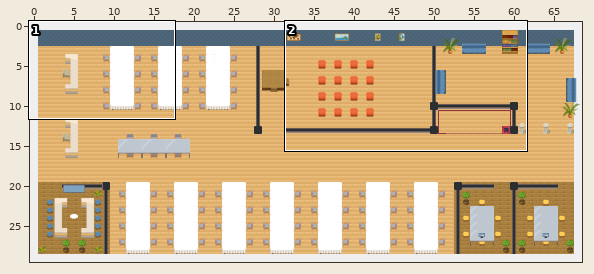
A Tiled map (JSON) gets an edit: office.tmj. The picture above shows the old version from afar; the outline marks the close-up.
Close-up. The starting point:
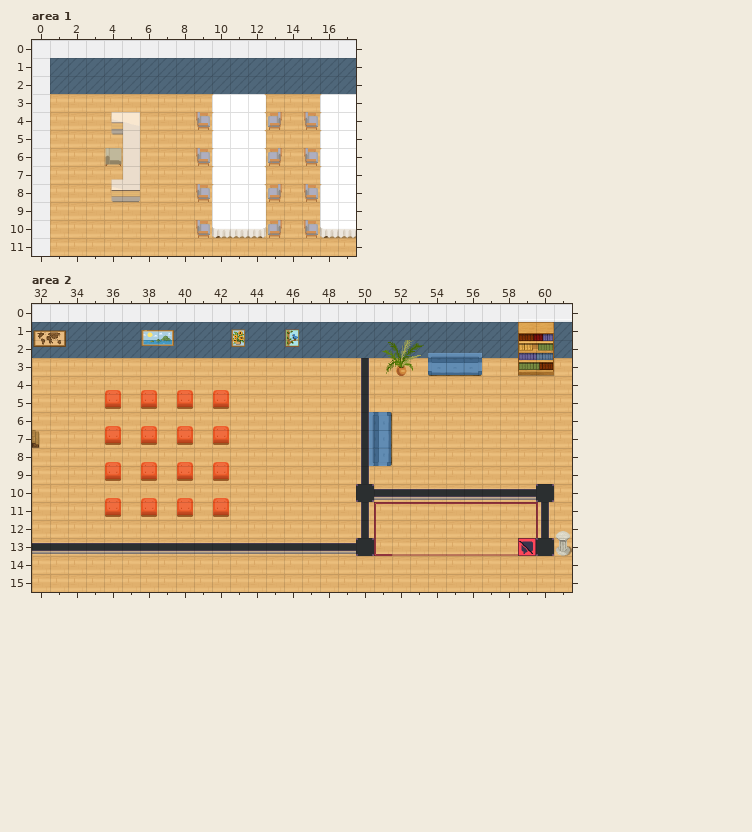
Cells are 32x32 px. Shown: area 1 x 0..17, y 0..11; area 2 x 32..61, y 0..15. The commit also changed other parts of the map, which this record leaves out.
Once edited:
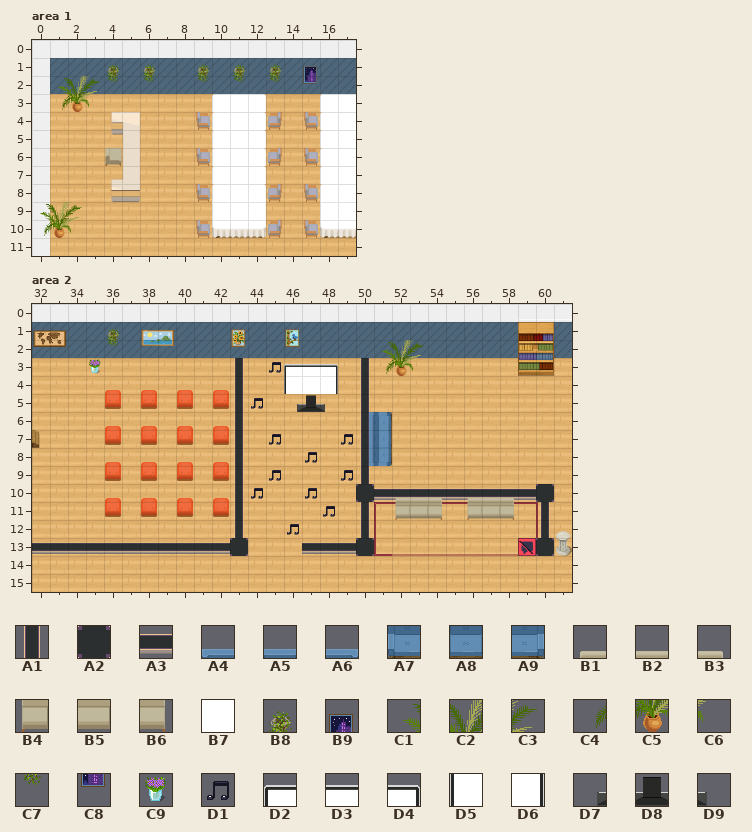
Key: from "Chunk 1": A1 7, A2 8, A3 9, A4 12, A5 13, A6 14, A7 15, A8 16, A9 17, B1 29, B2 30, B3 31, B4 32, B5 33, B6 34, B7 41, B8 78, B9 79, C1 80, C2 81, C3 82, C4 85, C5 86, C6 87, C7 91, C8 92, C9 105, D1 134, D2 135, D3 136, D4 137, D5 138, D6 140, D7 141, D8 142, D9 143.
__ is an empty cell, .. an unchanged one.
Tiles of an added or newly shown layer are drawn over the layers below it.
The edit:
--- layer "decora", area 1
@@ x 1..15 @@
- 1 .. .. .. __ .. __ .. .. __ .. __ .. __ .. __
- 2 __ __ __ __ .. __ .. .. __ .. __ .. __ .. __
- 3 __ __ __ .. .. .. .. .. .. .. .. .. .. .. ..
+ 1 .. .. .. B8 .. B8 .. .. B8 .. B8 .. B8 .. B9
+ 2 C1 C2 C3 C7 .. C7 .. .. C7 .. C7 .. C7 .. C8
+ 3 C4 C5 C6 .. .. .. .. .. .. .. .. .. .. .. ..
@@ x 0..2 @@
- 9 __ __ __
-10 __ __ __
+ 9 C1 C2 C3
+10 C4 C5 C6
--- layer "divisorias", area 2
@@ x 43..46 @@
- 3 __ .. .. ..
- 4 __ .. .. ..
- 5 __ .. .. ..
- 6 __ .. .. ..
- 7 __ .. .. ..
- 8 __ .. .. ..
- 9 __ .. .. ..
-10 __ .. .. ..
-11 __ .. .. ..
-12 __ .. .. ..
-13 A3 A3 A3 A3
+ 3 A1 .. .. ..
+ 4 A1 .. .. ..
+ 5 A1 .. .. ..
+ 6 A1 .. .. ..
+ 7 A1 .. .. ..
+ 8 A1 .. .. ..
+ 9 A1 .. .. ..
+10 A1 .. .. ..
+11 A1 .. .. ..
+12 A1 .. .. ..
+13 A2 __ __ __
--- layer "cadeiras", area 2
@@ x 54..56 @@
- 2 A4 A5 A6
- 3 A7 A8 A9
+ 2 __ __ __
+ 3 __ __ __
@@ x 52..58 @@
-10 __ __ __ .. __ __ __
-11 __ __ __ .. __ __ __
+10 B1 B2 B3 .. B1 B2 B3
+11 B4 B5 B6 .. B4 B5 B6
--- layer "decora", area 2
@@ x 35..36 @@
- 1 .. __
- 2 .. __
- 3 __ ..
+ 1 .. B8
+ 2 .. C7
+ 3 C9 ..
--- layer "Musica" (added), area 2
@@ x 44..48 @@
- 3 .. __ __ __ __
- 4 .. .. __ __ __
- 5 __ .. __ __ __
+ 3 .. D1 D2 D3 D4
+ 4 .. .. D5 B7 D6
+ 5 D1 .. D7 D8 D9
@@ x 44..49 @@
- 7 .. __ .. .. .. __
- 8 .. .. .. __ .. ..
- 9 .. __ .. .. .. __
-10 __ .. .. __ .. ..
-11 .. .. .. .. __ ..
-12 .. .. __ .. .. ..
+ 7 .. D1 .. .. .. D1
+ 8 .. .. .. D1 .. ..
+ 9 .. D1 .. .. .. D1
+10 D1 .. .. D1 .. ..
+11 .. .. .. .. D1 ..
+12 .. .. D1 .. .. ..
